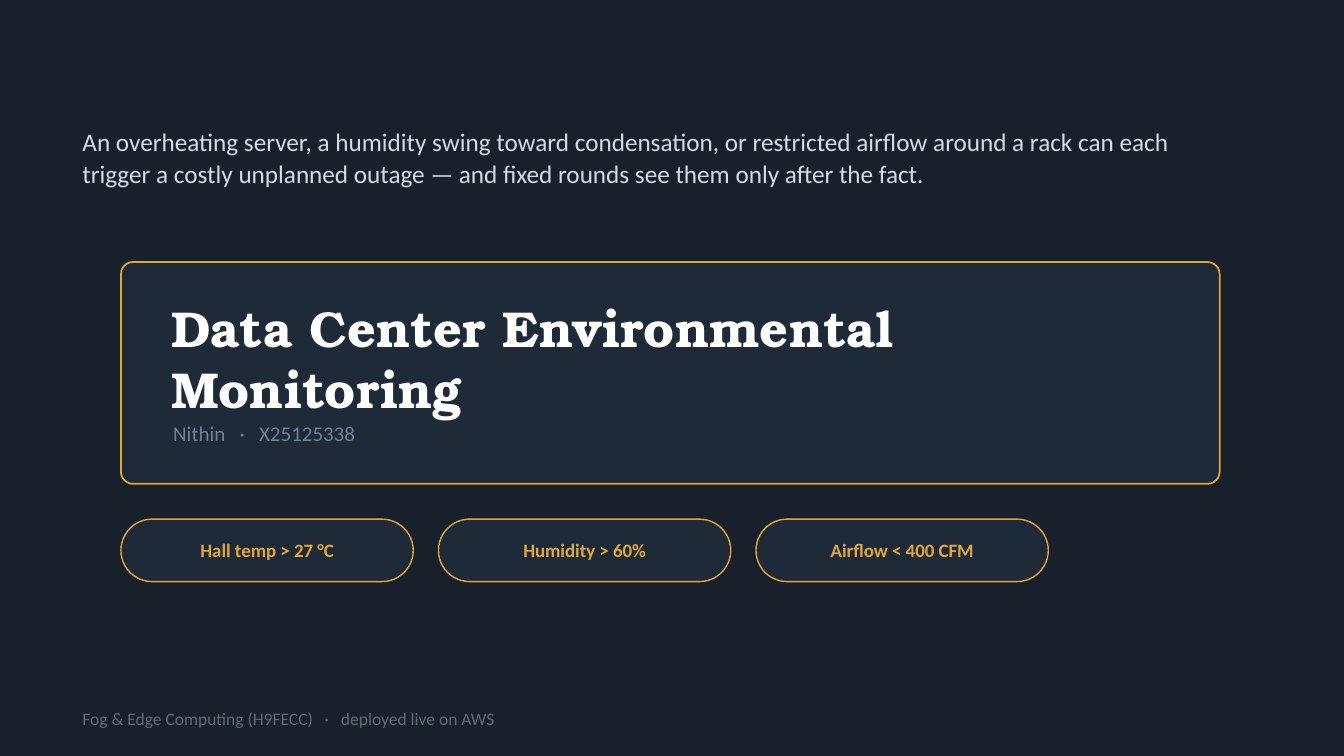
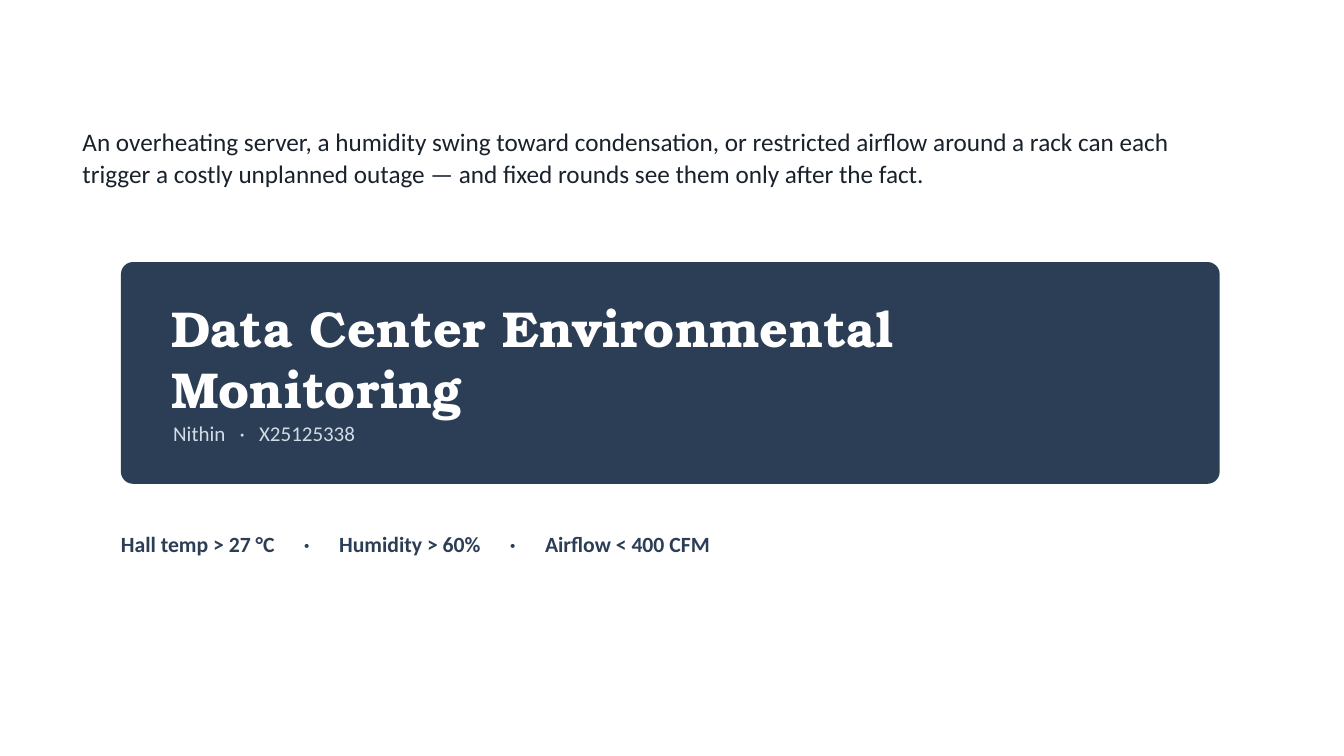
Before and after one commit to valletivarish/FEC_version_2, a slide deck: slide 1 of ppt/Nithin_X25125338_data-center-environmental-monitoring.pptx. Drawn at 1344x756 pixels with LibreOffice and Linux fonts; fonts in the diff are those of the drawing. Boxes give left, top, right and bottom in pixels: in the first picture for what was removed or moved away, otherwise in the second. Text is boxed around its words. In the diff, an @@ line names an element or a change of style, - is before the commit and + after.

Commit message:
Vary the cover text/theme so title slides stop looking alike
The covers shared a dark theme, identical amber pill chips, and an identical
footer line -- so they read as one template. Now: removed the repeated footer
(the brief's slide-1 spec is only project name + name + one-line problem); mixed
light and dark cover themes (8 light / 18 dark); and gave the motivation cues
four interchangeable styles (outlined pills / solid chips / inline tag line /
stat-square markers) with per-deck accent colours. Accent TEXT is forced bright
on dark and dark-green on light for guaranteed contrast. All 26 validate and
render clean; 52 files re-staged in tmp/.

```diff
--- a/ppt/Nithin_X25125338_data-center-environmental-monitoring.pptx
+++ b/ppt/Nithin_X25125338_data-center-environmental-monitoring.pptx
@@ background #18202B to #FFFFFF @@
@@ text "An overheating server, a humidity ..." at [82,133,1168,188]: text colour #D2DCE6 to #19212C @@
@@ rounded rectangle at [121,262,1220,484]: fill #1F2A38 to #2C3E55; outline #E0A63C 1.25 pt to none @@
@@ text "Nithin · X25125338" at [173,426,355,441]: text colour #6A839C to #D2DCE6 @@
@@ text at [121,536,709,556]: text changed; size 13.5 to 15.5 pt; text colour #E0A63C to #2C3E55 @@
-Hall temp > 27 °C
+Hall temp > 27 °C · Humidity > 60% · Airflow < 400 CFM
@@ rounded rectangle removed at [121,519,413,582] @@
@@ rounded rectangle removed at [439,519,731,582] @@
@@ rounded rectangle removed at [756,519,1049,582] @@
@@ text removed at [523,543,646,560] @@
-Humidity > 60%
@@ text removed at [831,544,974,557] @@
-Airflow < 400 CFM
@@ text removed at [82,713,494,728] @@
-Fog & Edge Computing (H9FECC) · deployed live on AWS
```
Also in this commit, not shown: 25 other files.
